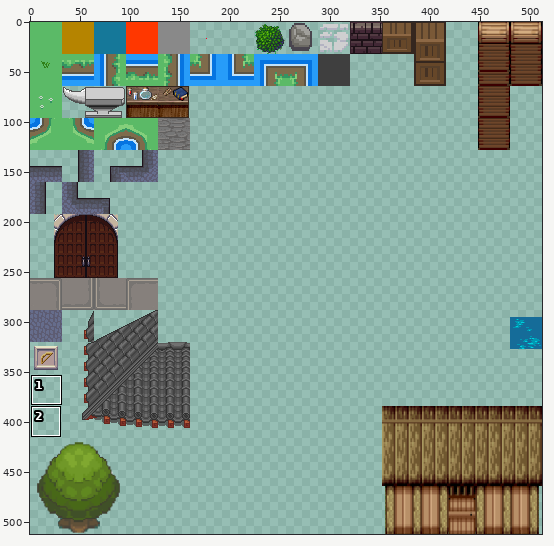
Sprite sheet, stored at resources/TileSet.png. The picture above shows the old version from afar; the outline marks the close-up.
Close-up. First the earlier version:
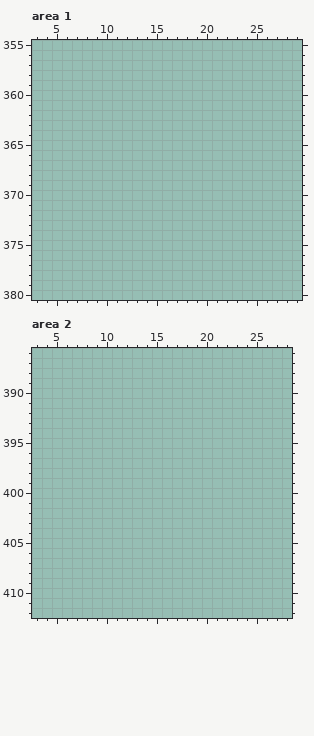
The file is 512x512 pixels. Shown: area 1: x 3..29, y 355..380; area 2: x 3..28, y 386..412. The commit also changed other parts of the picture, which this record leaves out.
The same view after the edit:
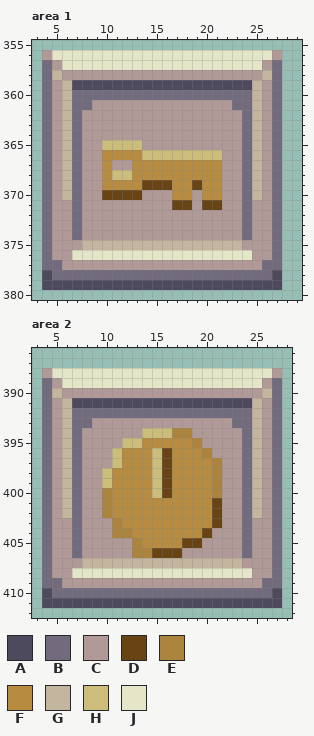
Palette (. is transparent): A #4d4a5d  B #726b7e  C #b19998  D #684415  E #ad843e  F #b78c41  G #c4b59f  H #ccbd7b  J #e5e6c7
Edits made:
--- area 1
@@ x 3..29 @@
 355 ...........................
-356 ...........................
-357 ...........................
-358 ...........................
-359 ...........................
-360 ...........................
-361 ...........................
-362 ...........................
-363 ...........................
-364 ...........................
-365 ...........................
-366 ...........................
-367 ...........................
-368 ...........................
-369 ...........................
-370 ...........................
-371 ...........................
-372 ...........................
-373 ...........................
-374 ...........................
-375 ...........................
-376 ...........................
-377 ...........................
-378 ...........................
-379 ...........................
+356 .CJJJJJJJJJJJJJJJJJJJJJJC..
+357 .BCJJJJJJJJJJJJJJJJJJJJCB..
+358 .BGCCCCCCCCCCCCCCCCCCCCGB..
+359 .BCGAAAAAAAAAAAAAAAAAAGCB..
+360 .BCGBBBBBBBBBBBBBBBBBBGCB..
+361 .BCGBBCCCCCCCCCCCCCCBBGCB..
+362 .BCGBCCCCCCCCCCCCCCCCBGCB..
+363 .BCGBCCCCCCCCCCCCCCCCBGCB..
+364 .BCGBCCCCCCCCCCCCCCCCBGCB..
+365 .BCGBCCHHHHCCCCCCCCCCBGCB..
+366 .BCGBCCFFFFHHHHHHHHCCBGCB..
+367 .BCGBCCFCCFFFFFFFFFCCBGCB..
+368 .BCGBCCFHHFFFFFFFFFCCBGCB..
+369 .BCGBCCFFFFDDDFFDFFCCBGCB..
+370 .BCGBCCDDDDCCCFFCFFCCBGCB..
+371 .BCCBCCCCCCCCCDDCDDCCBCCB..
+372 .BCCBCCCCCCCCCCCCCCCCBCCB..
+373 .BCCBCCCCCCCCCCCCCCCCBCCB..
+374 .BCCBCCCCCCCCCCCCCCCCBCCB..
+375 .BCCCGGGGGGGGGGGGGGGGCCCB..
+376 .BCCJJJJJJJJJJJJJJJJJJCCB..
+377 .BBCCCCCCCCCCCCCCCCCCCCBB..
+378 .ABBBBBBBBBBBBBBBBBBBBBBA..
+379 .AAAAAAAAAAAAAAAAAAAAAAAA..
 380 ...........................
--- area 2
@@ x 3..28 @@
 387 ..........................
-388 ..........................
-389 ..........................
-390 ..........................
-391 ..........................
-392 ..........................
-393 ..........................
-394 ..........................
-395 ..........................
-396 ..........................
-397 ..........................
-398 ..........................
-399 ..........................
-400 ..........................
-401 ..........................
-402 ..........................
-403 ..........................
-404 ..........................
-405 ..........................
-406 ..........................
-407 ..........................
-408 ..........................
-409 ..........................
-410 ..........................
-411 ..........................
+388 .CJJJJJJJJJJJJJJJJJJJJJJC.
+389 .BCJJJJJJJJJJJJJJJJJJJJCB.
+390 .BGCCCCCCCCCCCCCCCCCCCCGB.
+391 .BCGAAAAAAAAAAAAAAAAAAGCB.
+392 .BCGBBBBBBBBBBBBBBBBBBGCB.
+393 .BCGBBCCCCCCCCCCCCCCBBGCB.
+394 .BCGBCCCCCCHHHEECCCCCBGCB.
+395 .BCGBCCCCHHFFFFFECCCCBGCB.
+396 .BCGBCCCHFFFHDFFFECCCBGCB.
+397 .BCGBCCCHFFFHDFFFFECCBGCB.
+398 .BCGBCCHFFFFHDFFFFECCBGCB.
+399 .BCGBCCHFFFFHDFFFFECCBGCB.
+400 .BCGBCCEFFFFHDFFFFECCBGCB.
+401 .BCGBCCEFFFFFFFFFFDCCBGCB.
+402 .BCGBCCEFFFFFFFFFFDCCBGCB.
+403 .BCCBCCCEFFFFFFFFFDCCBCCB.
+404 .BCCBCCCEEFFFFFFFDCCCBCCB.
+405 .BCCBCCCCCEFFFFDDCCCCBCCB.
+406 .BCCBCCCCCEEDDDCCCCCCBCCB.
+407 .BCCCGGGGGGGGGGGGGGGGCCCB.
+408 .BCCJJJJJJJJJJJJJJJJJJCCB.
+409 .BBCCCCCCCCCCCCCCCCCCCCBB.
+410 .ABBBBBBBBBBBBBBBBBBBBBBA.
+411 .AAAAAAAAAAAAAAAAAAAAAAAA.
 412 ..........................
